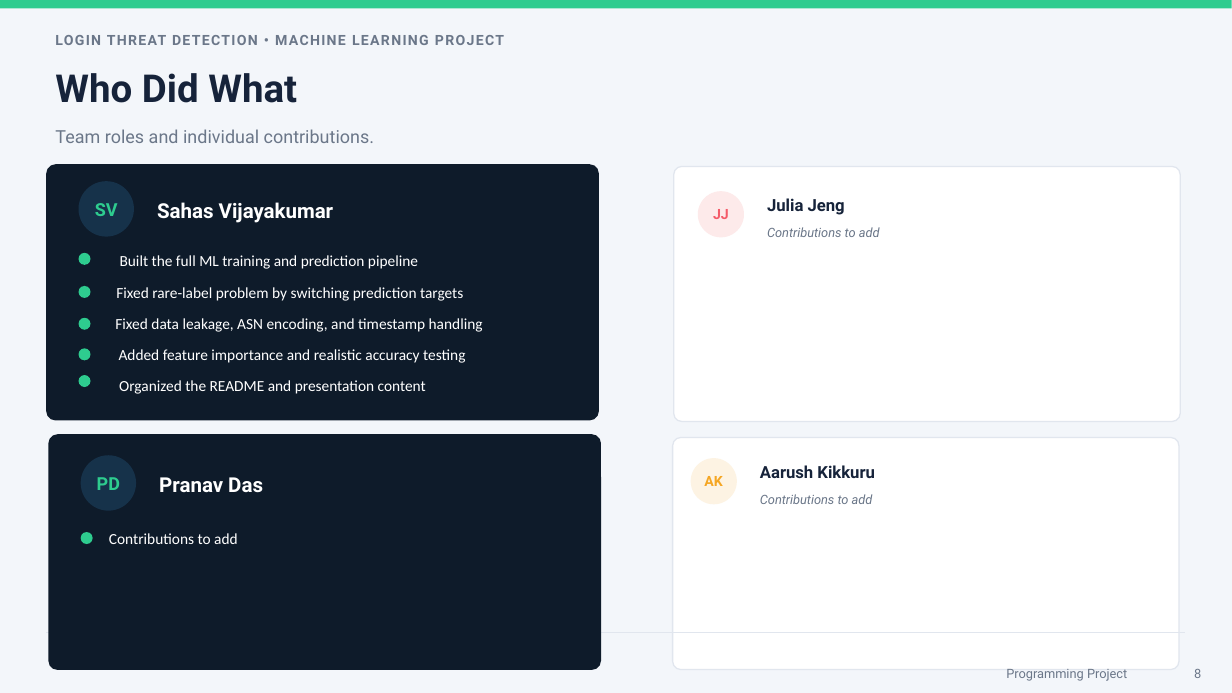
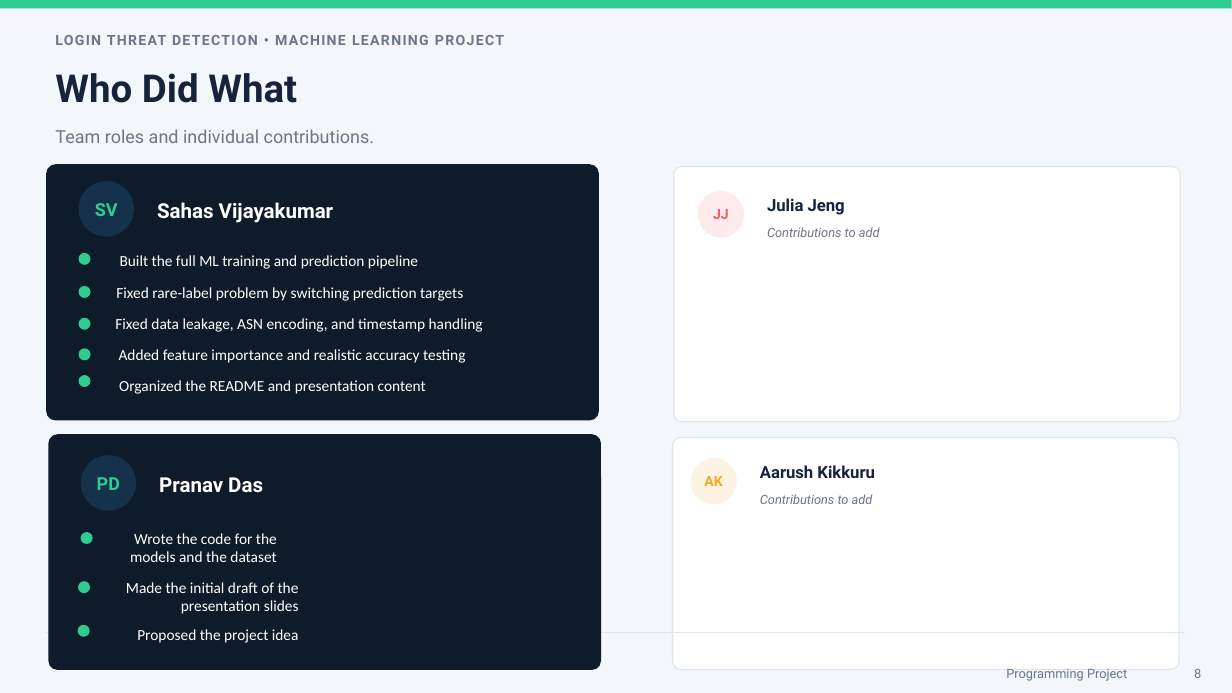
Before and after one commit to PranavDas1234/UT-Dallas-Secure-Login-Project, a slide deck: slide 8 of Login Threat Detection Project Presentation.pptx. Drawn at 1232x693 pixels with LibreOffice and Linux fonts; fonts in the diff are those of the drawing. Boxes give left, top, right and bottom in pixels: in the first picture for what was removed or moved away, otherwise in the second. Text is boxed around its words. In the diff, an @@ line names an element or a change of style, - is before the commit and + after.

```diff
--- a/Login Threat Detection Project Presentation.pptx
+++ b/Login Threat Detection Project Presentation.pptx
@@ text at bbox=[130, 533, 277, 562]: text changed @@
-Contributions to add
+Wrote the code for the models and the dataset
@@ ellipse added at bbox=[78, 581, 90, 593], fill #2ECC8F @@
@@ text added at bbox=[126, 582, 299, 614], 12 pt, text #FFFFFF @@
+Made the initial draft of the presentation slides
@@ ellipse added at bbox=[78, 625, 90, 637], fill #2ECC8F @@
@@ text added at bbox=[137, 629, 299, 643], 12 pt, text #FFFFFF @@
+Proposed the project idea
```
